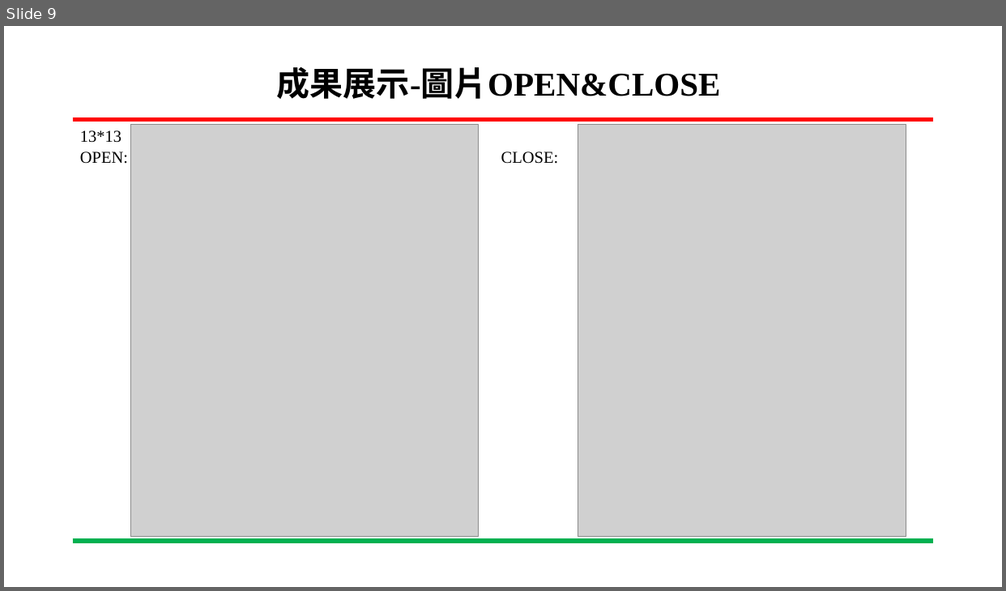
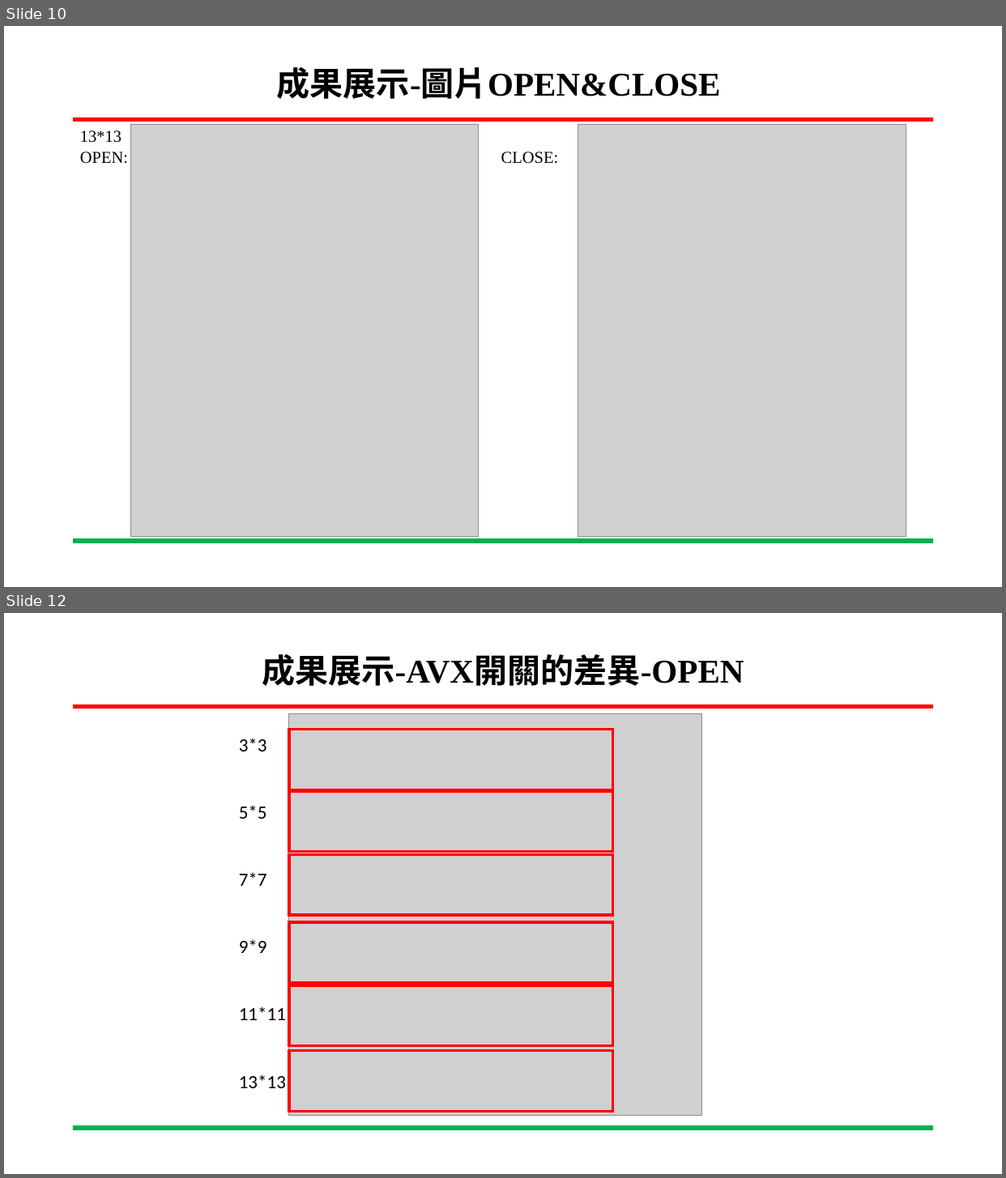
Before and after one commit to C110112103/111-2_Embedded-Image-Processing, a slide deck: HW1/C110112103-HW1.pptx. Shown one above the other, each under a label of ours: slide 9 before the commit, slides 10 and 12 after it; the slides between them are not shown. The pictures are 1006x591 and 1006x1178 pixels, drawn with LibreOffice and Linux fonts; fonts in the diff are those of the drawing; grey boxes stand for pictures; background and template pictures are left out. Boxes give left, top, right and bottom in pixels: in the first picture for what was removed or moved away, otherwise in the second. Text is boxed around its words. In the diff, an @@ line names an element or a change of style, - is before the commit and + after.

```diff
--- a/HW1/C110112103-HW1.pptx
+++ b/HW1/C110112103-HW1.pptx
@@ slide 12 added at [4,613,1002,1174], background #FFFFFF; not listed: 2 template elements that a slide beside it also shows @@
@@ title added at [262,654,744,686], 32 pt, text #000000, bold @@
+成果展示-AVX開關的差異-OPEN
@@ picture added at [288,713,701,1115] @@
@@ frame added at [288,728,613,790], fill #FF0000, outline #FF0000 1 pt @@
@@ text added at [239,738,286,1088], 18 pt, text #000000 @@
+3*3
+5*5
+7*7
+9*9
+11*11
+13*13
@@ frame added at [288,790,613,853], fill #FF0000, outline #FF0000 1 pt @@
@@ frame added at [288,854,613,916], fill #FF0000, outline #FF0000 1 pt @@
@@ frame added at [288,922,613,983], fill #FF0000, outline #FF0000 1 pt @@
@@ frame added at [288,985,613,1047], fill #FF0000, outline #FF0000 1 pt @@
@@ frame added at [288,1050,613,1112], fill #FF0000, outline #FF0000 1 pt @@
@@ what was slide 9 is now slide 10 @@
```
Also in this commit, not shown: 3 slides changed, 5 other slides added, 1 other file.
